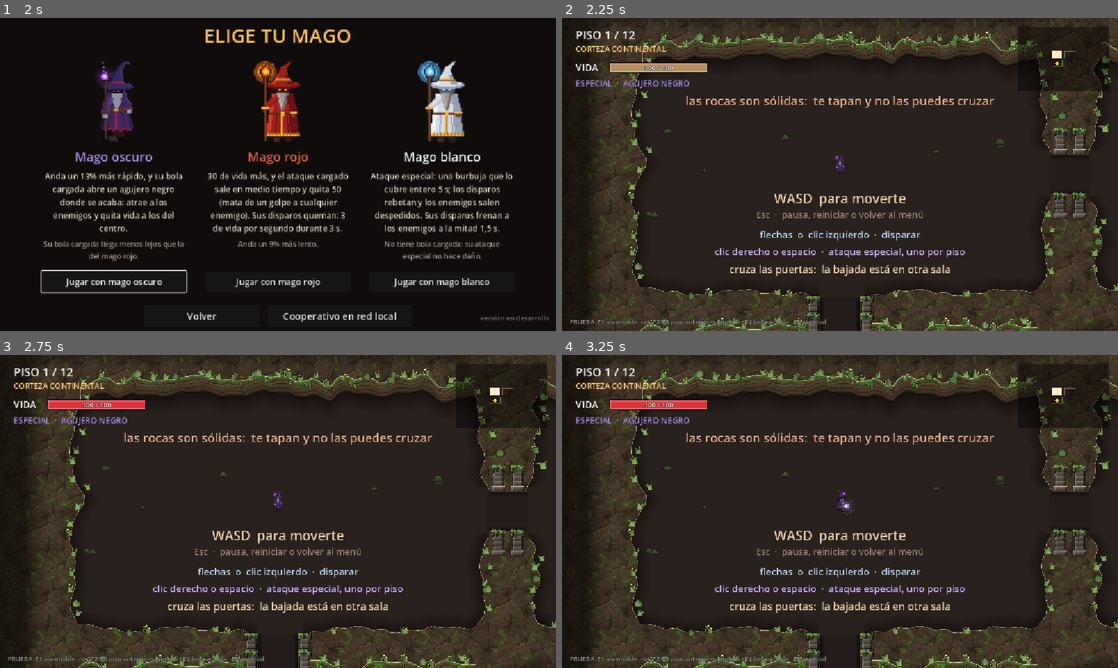
Above: before the commit, frames 1-4 (two rows, left to right).
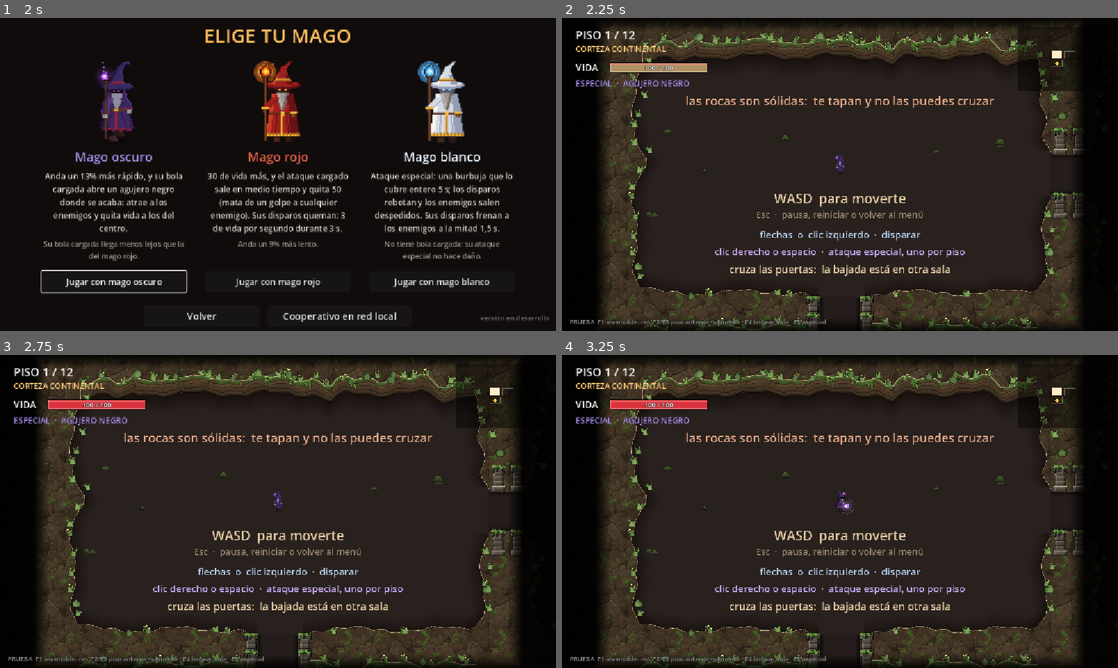
Above: after the commit, the same moments.

Repository: MatiasRodrigo0502/Vacio
Game: Godot game, scene res://scenes/MenuPrincipal.tscn
The game is run twice, just before and just after one commit, with the same random seed, the same clock (stepped at 60 frames per second) and the same inputs.
Inputs (mouse positions are in pixels of both pictures, inside the frame that each line leads up to):
- Up to frame 1 (2 s): click "Jugar" at 0.5 s; click "Jugar" at 1.25 s
- Up to frame 2 (2.25 s): click "Jugar con mago oscuro" at 2 s
- Up to frame 3 (2.75 s): no input
- Up to frame 4 (3.25 s): tap Enter at 2.75 s; move the mouse to (962, 495) at 2.77 s; hold Right (disparar_derecha) from 2.78 s (still down); hold Right mouse button (cargar_ataque) from 2.78 s (still down)

Frame 1 is identical in both runs. In frame 2, 16% of the frame differs, in the area x 0-100%, y 0-100%; in frame 3, 16%; in frame 4, 16%.

Commit message:
Lo que asoma de las salas de al lado queda a oscuras
Co-Authored-By: Claude Opus 5.5 <noreply@anthropic.com>

Diff:
--- a/scripts/camara_juego.gd
+++ b/scripts/camara_juego.gd
@@ -19,6 +19,10 @@
 ## Zona del mundo de la que la camara no se sale: la sala en la que esta el
 ## jugador. Vacia = sin limite.
 var _limite: Rect2 = Rect2()
+## La sala que se ve con luz (la pinta Penumbra). Va hacia el limite con el
+## mismo suavizado que la camara: al cambiar de sala la luz se desliza con la
+## vista, en vez de saltar de una sala a otra mientras la vista aun se mueve.
+var _zona_iluminada: Rect2 = Rect2()
 
 ## Cuanto tiembla ahora, en pixeles de pantalla. Baja solo hasta 0.
 var _sacudida: float = 0.0
@@ -34,12 +38,17 @@
 
 
 func _process(delta: float) -> void:
+	# Interpolacion exponencial: independiente de los FPS, a diferencia de
+	# un lerp con factor fijo por frame. Es tambien lo que hace que, al
+	# cambiar de sala, la camara se deslice a la nueva en vez de saltar.
+	var peso := 1.0 - exp(-velocidad_seguimiento * delta)
 	if is_instance_valid(_objetivo):
-		# Interpolacion exponencial: independiente de los FPS, a diferencia de
-		# un lerp con factor fijo por frame. Es tambien lo que hace que, al
-		# cambiar de sala, la camara se deslice a la nueva en vez de saltar.
-		var peso := 1.0 - exp(-velocidad_seguimiento * delta)
 		global_position = global_position.lerp(_encajar(_objetivo.global_position), peso)
+	if not _zona_iluminada.has_area() or not _limite.has_area():
+		_zona_iluminada = _limite
+	else:
+		_zona_iluminada = Rect2(_zona_iluminada.position.lerp(_limite.position, peso),
+			_zona_iluminada.size.lerp(_limite.size, peso))
 
 	var peso_zoom := 1.0 - exp(-velocidad_zoom * delta)
 	zoom = zoom.lerp(_zoom_objetivo, peso_zoom)
@@ -68,6 +77,8 @@
 	_objetivo = objetivo
 	if inmediato and is_instance_valid(objetivo):
 		global_position = _encajar(objetivo.global_position)
+		# La vista ha saltado (otro piso): la luz salta con ella.
+		_zona_iluminada = _limite
 
 
 ## Encierra la camara en una zona del mundo: la sala en la que esta el jugador.
@@ -81,6 +92,13 @@
 	_limite = zona
 	if inmediato and is_instance_valid(_objetivo):
 		global_position = _encajar(_objetivo.global_position)
+		_zona_iluminada = _limite
+
+
+## La sala que se ve con luz ahora mismo, en el mundo. Durante un cambio de
+## sala va de camino de una a otra. Vacia si no hay limite.
+func zona_iluminada() -> Rect2:
+	return _zona_iluminada
 
 
 ## El punto al que deberia ir la camara para mirar a 'punto' sin salirse del
--- /dev/null
+++ b/scripts/penumbra.gd
@@ -0,0 +1,93 @@
+## Lo de fuera de la sala en la que se juega, a oscuras.
+##
+## POR QUE: en casi todos los pisos la pantalla es mas ancha que la sala (en
+## el 1 sobran 160 px por cada lado; en el 11, 16) y en los primeros tambien
+## mas alta, asi que asomaba un trozo de las salas de al lado: sus enemigos
+## dormidos, sus rocas, su objeto. Distraia, y ensenaba lo que hay detras de
+## una puerta antes de cruzarla. Como en Isaac, solo se ve la sala en la que
+## estas. No se ha tocado el radio de vision de ningun piso: lo que se ve de
+## la sala es lo mismo que antes.
+##
+## La sala con luz es la casilla entera (`Sala.rect_con_muros`, lo mismo a lo
+## que se encaja la camara): su medio muro se ve, porque por ahi se sale, y
+## el de la vecina se va apagando. La da la camara
+## (`CamaraJuego.zona_iluminada`), que la mueve con su mismo suavizado; asi
+## sirve igual en la sala del jefe, que es mas grande, y para quien mira a un
+## companero en cooperativo.
+##
+## Son cuatro bandas pintadas en el mundo, no un shader de pantalla: con eso
+## basta, y solo se repintan cuando la luz se mueve. Va encima de todo lo del
+## mundo (lo mas alto, los numeros de dano, va a z 20) y debajo del HUD, que
+## es otra capa.
+class_name Penumbra
+extends Node2D
+
+## Lo oscuro que queda lo de fuera. No del todo negro: se intuye que sigue
+## habiendo roca, pero no lo que hay en ella.
+const OPACIDAD: float = 0.92
+## Lo que tarda en oscurecerse del todo desde el borde de la casilla, en
+## pixeles de mundo. Un corte en seco parecia un error de dibujo.
+const DEGRADADO: float = 48.0
+## Hasta donde llega lo oscuro desde la sala. Con la vista mas abierta (el
+## piso 1, unos 1850 x 1040 px de mundo) sobra.
+const ALCANCE: float = 4000.0
+
+var _camara: CamaraJuego
+## La zona con la que se pinto por ultima vez: si la de la camara no ha
+## cambiado, no hace falta repintar.
+var _pintada: Rect2 = Rect2()
+
+
+func _init(camara: CamaraJuego) -> void:
+	_camara = camara
+	name = "Penumbra"
+	z_index = 30
+
+
+func _process(_delta: float) -> void:
+	var zona := _camara.zona_iluminada()
+	# Aproximado y no exacto: el suavizado se acerca al destino sin llegar
+	# nunca a la ultima cifra, y se repintaria siempre.
+	if not zona.is_equal_approx(_pintada):
+		_pintada = zona
+		queue_redraw()
+
+
+func _draw() -> void:
+	if not _pintada.has_area():
+		return
+	var oscuro := Color(0.0, 0.0, 0.0, OPACIDAD)
+	var claro := Color(0.0, 0.0, 0.0, 0.0)
+	var dentro := _pintada
+	var medio := dentro.grow(DEGRADADO)
+	var fuera := dentro.grow(ALCANCE)
+
+	# Oscuro del todo, de 'medio' hacia fuera: arriba y abajo de lado a lado,
+	# y a los lados solo la altura de en medio, para que no se pisen (donde se
+	# pisan, se veria mas oscuro).
+	draw_rect(Rect2(fuera.position.x, fuera.position.y,
+		fuera.size.x, medio.position.y - fuera.position.y), oscuro)
+	draw_rect(Rect2(fuera.position.x, medio.end.y,
+		fuera.size.x, fuera.end.y - medio.end.y), oscuro)
+	draw_rect(Rect2(fuera.position.x, medio.position.y,
+		medio.position.x - fuera.position.x, medio.size.y), oscuro)
+	draw_rect(Rect2(medio.end.x, medio.position.y,
+		fuera.end.x - medio.end.x, medio.size.y), oscuro)
+
+	# El degradado: un trapecio por lado, transparente pegado a la sala y
+	# oscuro por fuera. En las esquinas se juntan en diagonal, a la misma
+	# opacidad por los dos lados, asi que no se nota la union.
+	var esquinas_dentro := _esquinas(dentro)
+	var esquinas_medio := _esquinas(medio)
+	for i in 4:
+		var j := (i + 1) % 4
+		draw_polygon(
+			PackedVector2Array([esquinas_dentro[i], esquinas_dentro[j],
+				esquinas_medio[j], esquinas_medio[i]]),
+			PackedColorArray([claro, claro, oscuro, oscuro]))
+
+
+## Las cuatro esquinas de una zona, en el sentido de las agujas del reloj.
+func _esquinas(zona: Rect2) -> PackedVector2Array:
+	return PackedVector2Array([zona.position, Vector2(zona.end.x, zona.position.y),
+		zona.end, Vector2(zona.position.x, zona.end.y)])
--- a/scripts/principal.gd
+++ b/scripts/principal.gd
@@ -66,6 +66,8 @@
 	# nodo ni se crea.
 	_registro = RegistroPartida.new(_jugador)
 	add_child(_registro)
+	# Lo de fuera de la sala en la que se juega, a oscuras.
+	add_child(Penumbra.new(_camara))
 
 	if Red.cooperativo():
 		_preparar_cooperativo()
Not shown, added: scripts/penumbra.gd.uid
Not shown, changed: CLAUDE.md
Not shown, changed: README.md
Not shown, changed: docs/mejoras-futuras/multijugador.md
Not shown, changed: docs/todo-lo-hecho.md
